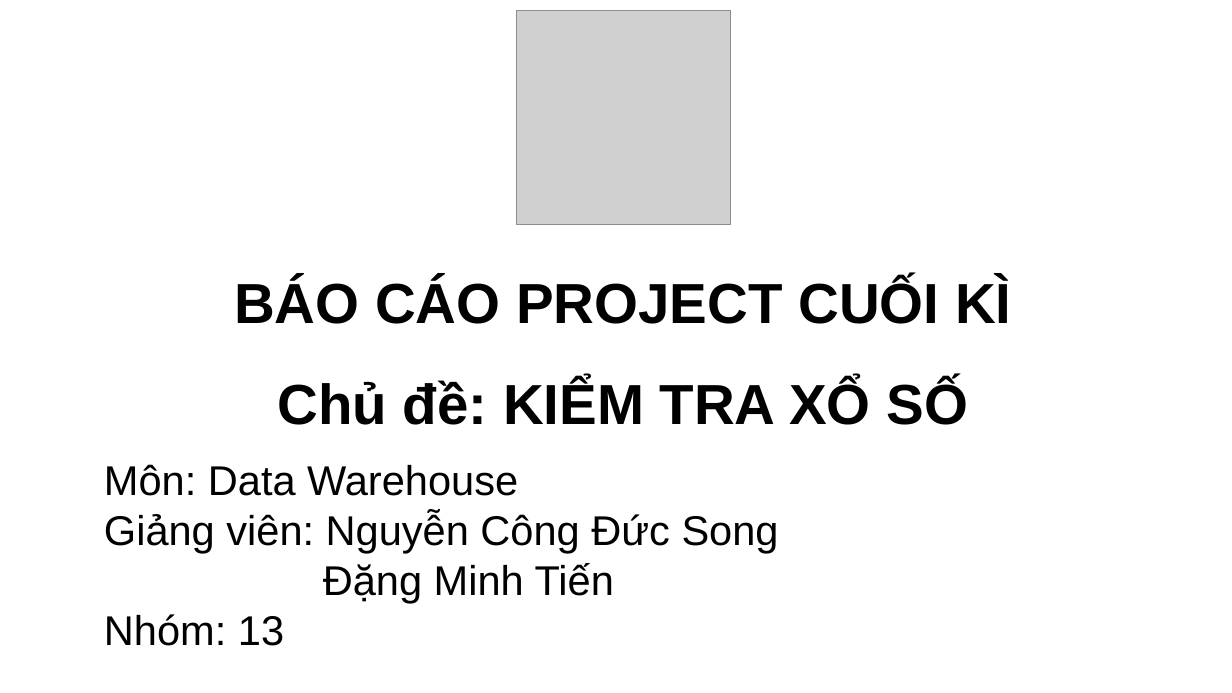
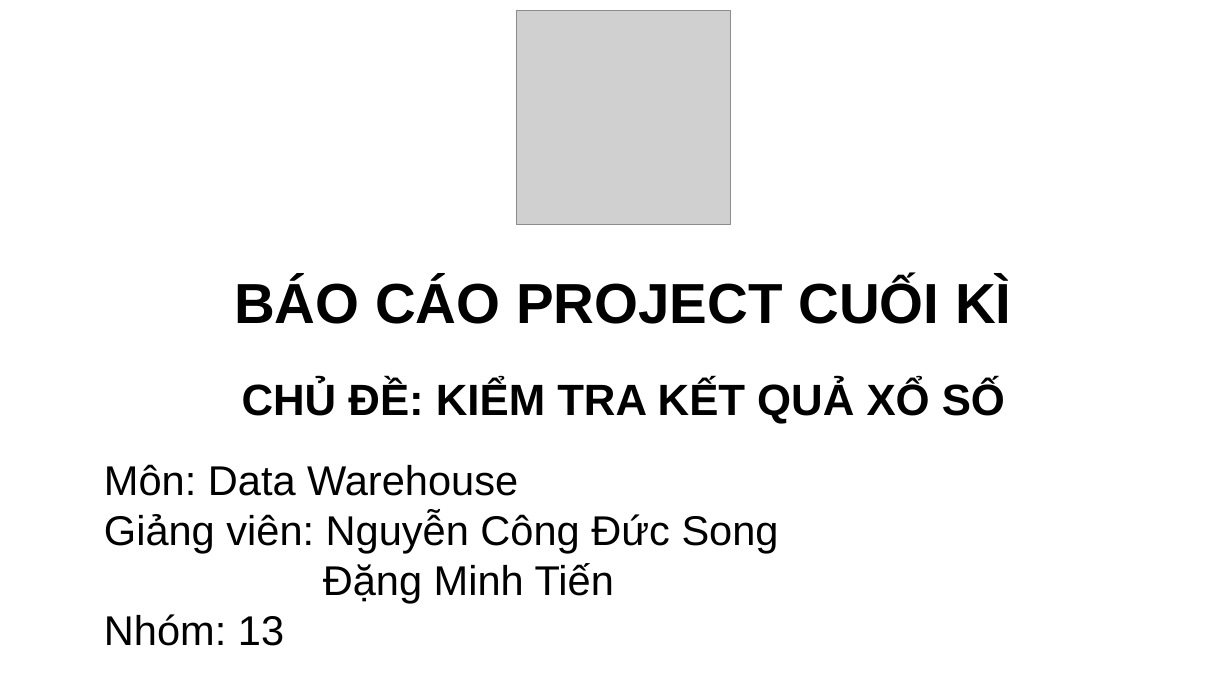
Before and after one commit to KyAnhNguyen/2022_T4_Nhom13, a slide deck: slide 1 of 2022_T4_Nhom13.pptx. Drawn at 1232x693 pixels with LibreOffice and Linux fonts; fonts in the diff are those of the drawing; grey boxes stand for pictures. Boxes give left, top, right and bottom in pixels: in the first picture for what was removed or moved away, otherwise in the second. Text is boxed around its words. In the diff, an @@ line names an element or a change of style, - is before the commit and + after.

```diff
--- a/2022_T4_Nhom13.pptx
+++ b/2022_T4_Nhom13.pptx
@@ text at [242, 380, 1005, 424]: text changed; size 44 to 34.1 pt @@
-Chủ đề: KIỂM TRA XỔ SỐ
+CHỦ ĐỀ: KIỂM TRA KẾT QUẢ XỔ SỐ
```
Also in this commit, not shown: 1 other slide changed, 1 slide added, 1 slide removed, 1 other file.
